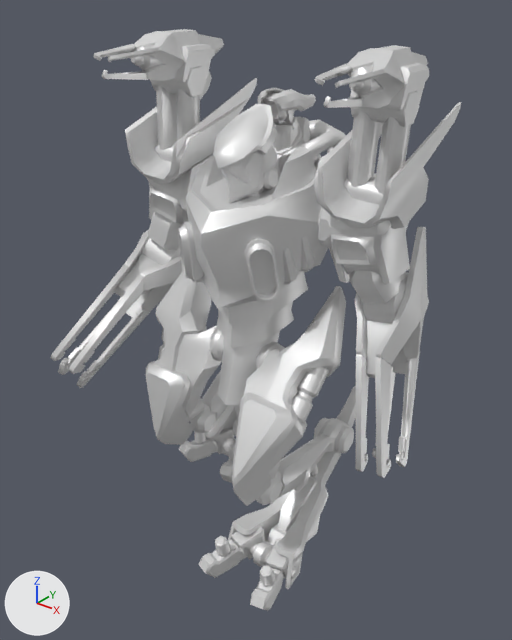
A saved change to the glTF model glb/legeheatraymech_old.glb.
Camera for both pictures: a 50 mm lens placed at (122.1, -155.4, 166.4), pointed at (2.2, -5.5, 73.5). Lighting does not change. The marker at lower left points along +X, +Y and +Z. The older version comes first. Where no turn or scale is listed for an object, it has been applied to the vertices. Vertices at exactly the same position are counted once.

Script lines for the objects in view, before the commit:
```python
ob_larmshouldergun = bpy.data.objects.new('lArmShoulderGun', me_larmshouldergun)
ob_larmshouldergun.parent = ob_larmshoulderpivot
ob_larmshouldergun.location = (0.0, 0.0143, 9.924)
ob_larmshoulderpivot = bpy.data.objects.new('lArmShoulderPivot', me_larmshoulderpivot)
ob_larmshoulderpivot.parent = ob_larmshoulderjoint
ob_larmshoulderpivot.location = (0.0, -0.511, 13.07)
ob_rarmshouldergun = bpy.data.objects.new('rArmShoulderGun', me_rarmshouldergun)
ob_rarmshouldergun.parent = ob_rarmshoulderpivot
ob_rarmshouldergun.location = (0.0, 0.0143, 9.924)
ob_rarmshoulderpivot = bpy.data.objects.new('rArmShoulderPivot', me_rarmshoulderpivot)
ob_rarmshoulderpivot.parent = ob_rarmshoulderjoint
ob_rarmshoulderpivot.location = (0.0, -0.511, 13.07)
ob_uppertorso = bpy.data.objects.new('upperTorso', me_uppertorso)
ob_uppertorso.parent = ob_midtorso
ob_uppertorso.location = (-0.0105, 5.957, 19.05)
# also in view: 'lLegtTibio' at (20.4, -5.4, 26.7); 'lArmGun' at (36.0, 9.2, 67.7); 'midTorso' at (-0.2, -2.9, 86.0); 'rArmUpperArm' at (-32.5, 7.4, 114.7); 'lArmLowerArm' at (32.9, 11.2, 93.0)
```
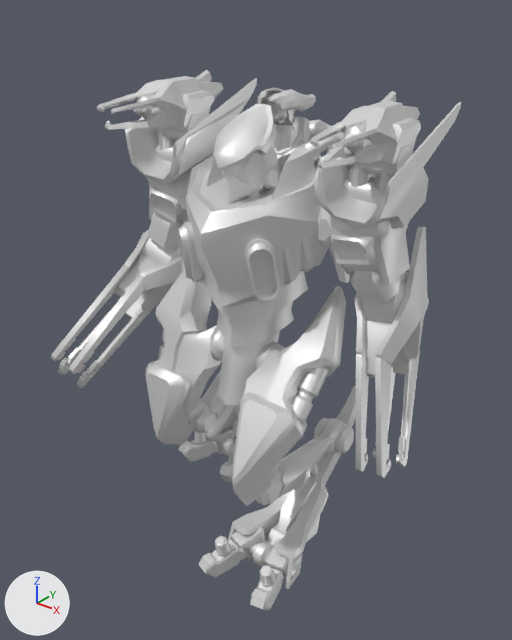
The newer file is also turned or shifted as a whole; pictures and numbers use the older file's frame.

Where the change shows, as pixel boxes (x1, y1, x2, y2) in the pictures (512 x 640 px):
'lArmShoulderGun', moved: before (314, 45, 429, 110); after (309, 100, 421, 168)
'rArmShoulderGun', moved: before (93, 29, 224, 83); after (97, 76, 223, 130)
'lArmShoulderPivot', moved: before (347, 91, 419, 194); after (344, 145, 411, 205)
'rArmShoulderPivot', moved: before (150, 66, 207, 150); after (152, 113, 204, 160)

What changed in the scene script:
```text
Change me_larmshoulderpivot:
    used by ob_larmshoulderpivot; parent = ob_larmshoulderjoint; location = (0.0, -0.511, 13.07)
    remove me_larmshoulderpivot.from_pydata(...)  # 56 vertices, 100 faces; spans x -7.4..7.4, y -4.6..4.6, z -12.0..13.9
    add me_larmshoulderpivot.from_pydata(...)  # 56 vertices, 100 faces; spans x -7.4..7.4, y -4.6..4.6, z -25.0..0.8
    me_larmshoulderpivot part 1: the whole mesh is moved by (0.0, 0.0, -13.1)
Change me_larmshouldergun:
    used by ob_larmshouldergun; parent = ob_larmshoulderpivot; location = (0.0, 0.0143, 9.924)
    remove me_larmshouldergun.from_pydata(...)  # 214 vertices, 433 faces; spans x -6.8..6.8, y -29.6..20.4, z -1.8..13.0
    add me_larmshouldergun.from_pydata(...)  # 214 vertices, 433 faces; spans x -6.8..6.8, y -29.6..20.4, z -14.9..-0.1
    me_larmshouldergun part 2: the whole mesh is moved by (0.0, 0.0, -13.1)
Change me_rarmshoulderpivot:
    used by ob_rarmshoulderpivot; parent = ob_rarmshoulderjoint; location = (0.0, -0.511, 13.07)
    remove me_rarmshoulderpivot.from_pydata(...)  # 56 vertices, 100 faces; spans x -7.4..7.4, y -4.6..4.6, z -12.0..13.9
    add me_rarmshoulderpivot.from_pydata(...)  # 56 vertices, 100 faces; spans x -7.4..7.4, y -4.6..4.6, z -25.0..0.8
    me_rarmshoulderpivot part 3: the whole mesh is moved by (0.0, 0.0, -13.1)
Change me_rarmshouldergun:
    used by ob_rarmshouldergun; parent = ob_rarmshoulderpivot; location = (0.0, 0.0143, 9.924)
    remove me_rarmshouldergun.from_pydata(...)  # 214 vertices, 431 faces; spans x -6.8..6.8, y -29.6..20.4, z -1.8..13.0
    add me_rarmshouldergun.from_pydata(...)  # 214 vertices, 431 faces; spans x -6.8..6.8, y -29.6..20.4, z -14.9..-0.1
    me_rarmshouldergun part 4: the whole mesh is moved by (0.0, 0.0, -13.1)
```
